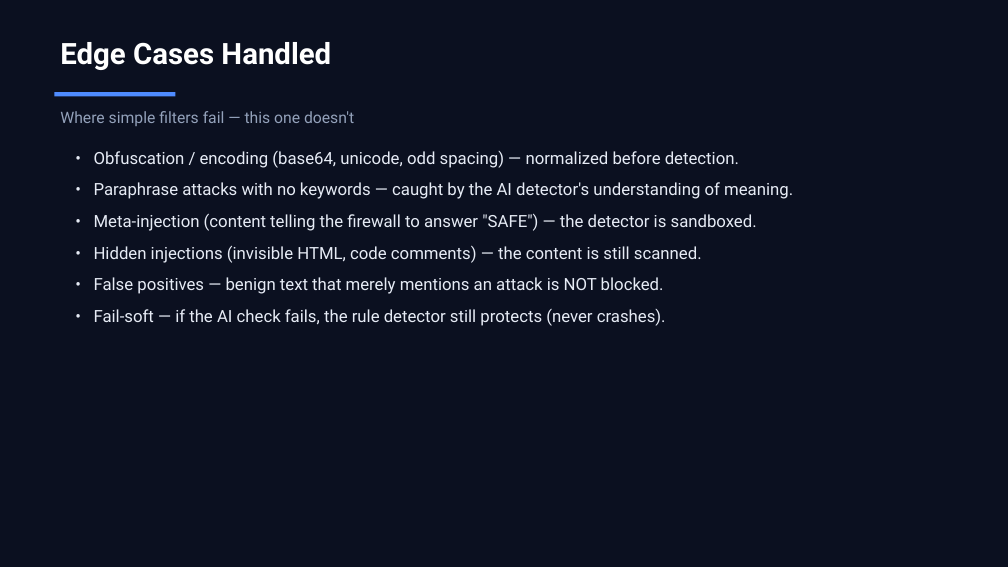
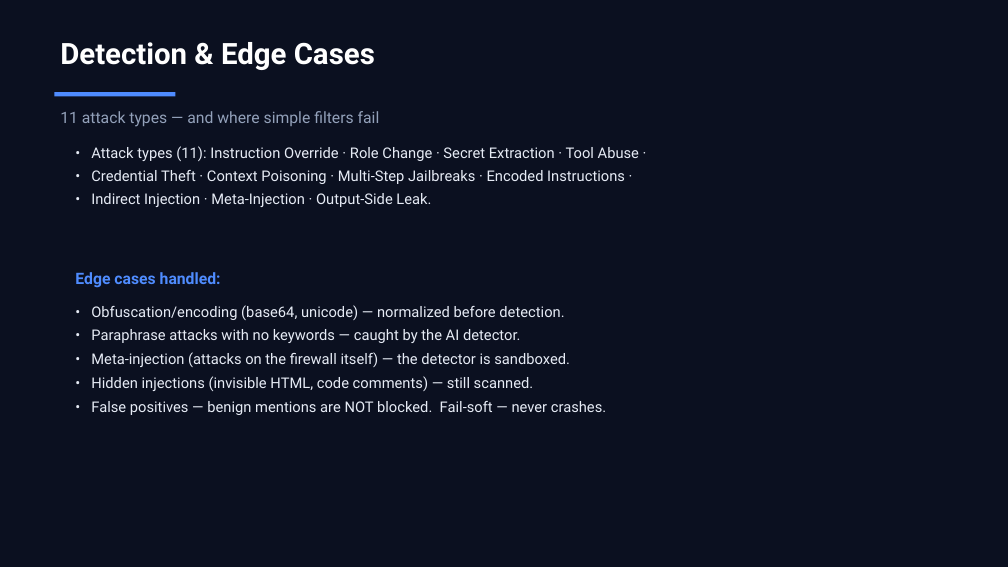
Before and after one commit to Bhavin0206/prompt-injection-firewall, a slide deck: slide 10 of docs/pitch_deck.pptx. Drawn at 1008x567 pixels with LibreOffice and Linux fonts; fonts in the diff are those of the drawing. Boxes give left, top, right and bottom in pixels: in the first picture for what was removed or moved away, otherwise in the second. Text is boxed around its words. In the diff, an @@ line names an element or a change of style, - is before the commit and + after.

```diff
--- a/docs/pitch_deck.pptx
+++ b/docs/pitch_deck.pptx
@@ text at (60,42,375,70): text changed @@
-Edge Cases Handled
+Detection & Edge Cases
@@ text at (60,111,380,127): text changed @@
-Where simple filters fail — this one doesn't
+11 attack types — and where simple filters fail
@@ text at (91,146,639,207): text changed; size 16 to 14 pt @@
-• Obfuscation / encoding (base64, unicode, odd spacing) — normalized before detection.
-• Paraphrase attacks with no keywords — caught by the AI detector's understanding of meaning.
-• Meta-injection (content telling the firewall to answer "SAFE") — the detector is sandboxed.
-• Hidden injections (invisible HTML, code comments) — the content is still scanned.
-• False positives — benign text that merely mentions an attack is NOT blocked.
-• Fail-soft — if the AI check fails, the rule detector still protects (never crashes).
+• Attack types (11): Instruction Override · Role Change · Secret Extraction · Tool Abuse ·
+• Credential Theft · Context Poisoning · Multi-Step Jailbreaks · Encoded Instructions ·
+• Indirect Injection · Meta-Injection · Output-Side Leak.
@@ text added at (75,272,221,288), 15 pt, text #4F8CFF, bold @@
+Edge cases handled:
@@ text added at (91,305,606,415), 14 pt, text #E6EBF5 @@
+• Obfuscation/encoding (base64, unicode) — normalized before detection.
+• Paraphrase attacks with no keywords — caught by the AI detector.
+• Meta-injection (attacks on the firewall itself) — the detector is sandboxed.
+• Hidden injections (invisible HTML, code comments) — still scanned.
+• False positives — benign mentions are NOT blocked. Fail-soft — never crashes.
```
Also in this commit, not shown: 6 other slides changed, 2 slides added, 4 slides removed, 1 other file.
